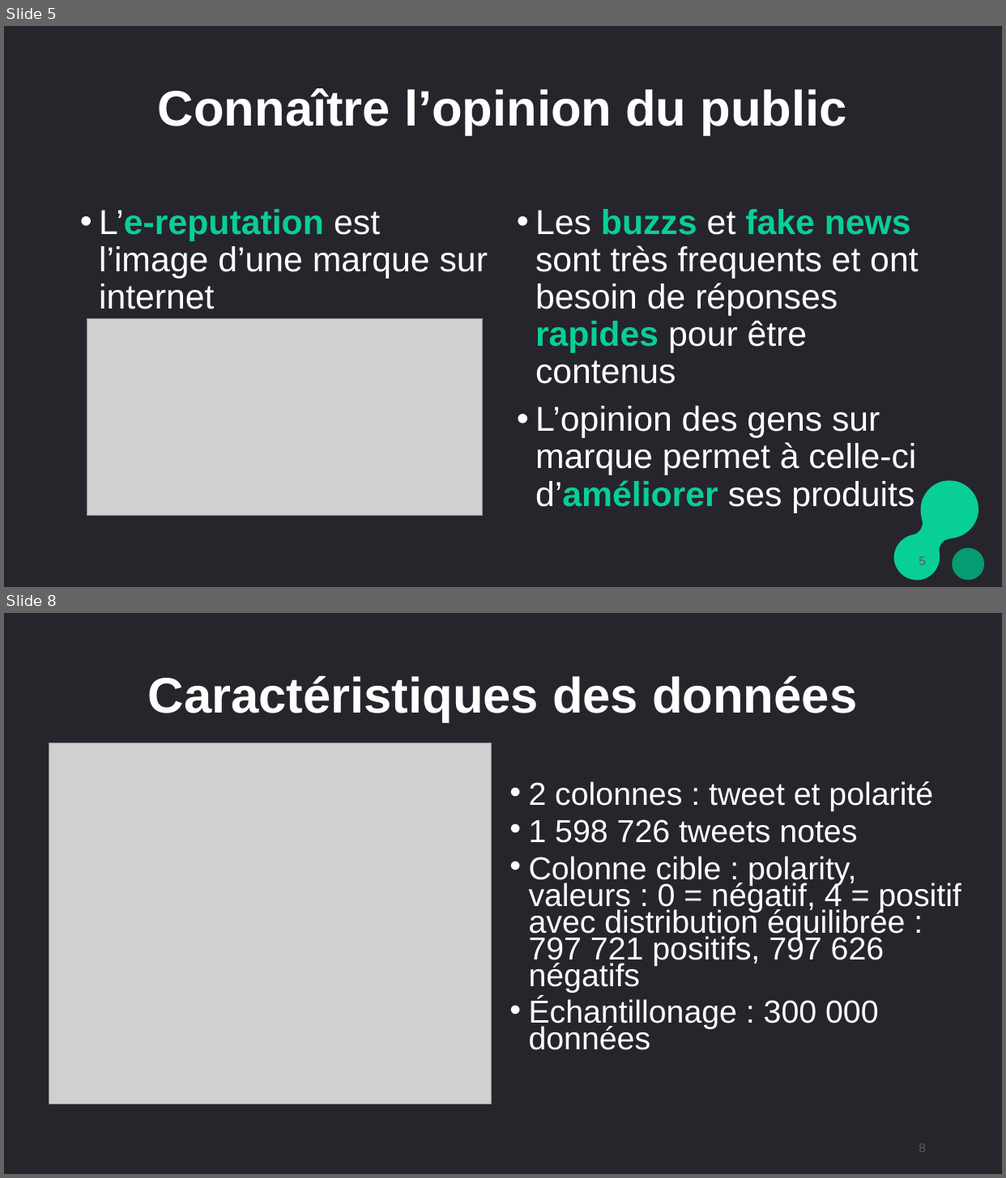
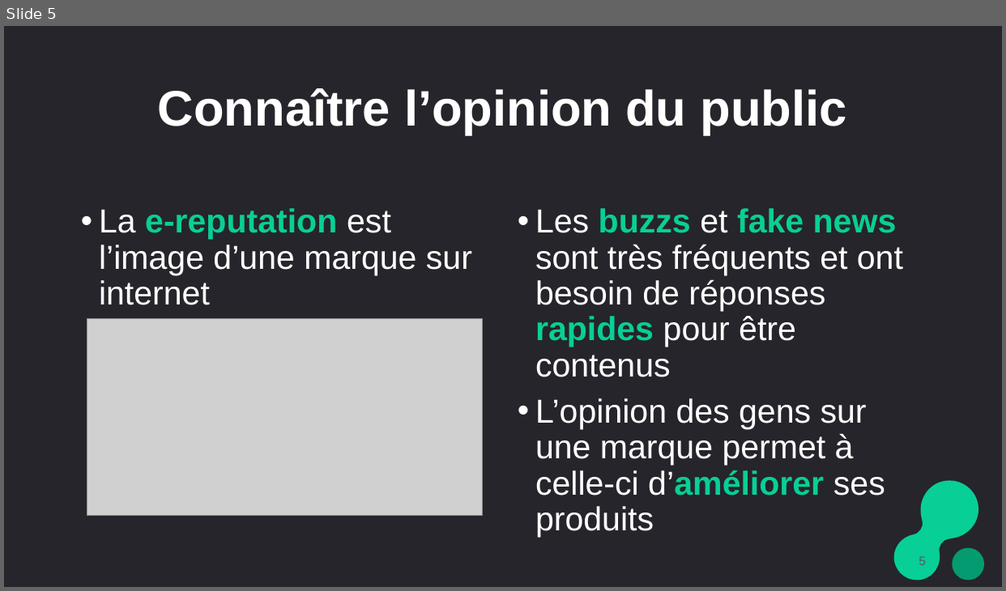
Before and after one commit to alinedebenath/ironhack-datalabs-dataparis0619-pt, a slide deck: final-project/NLP_marketing_ADebenath_2701.pptx. Shown one above the other, each under a label of ours: slides 5 and 8 before the commit, slide 5 after it; the slides between them are not shown. The pictures are 1006x1178 and 1006x591 pixels, drawn with LibreOffice and Linux fonts; fonts in the diff are those of the drawing; grey boxes stand for pictures. Boxes give left, top, right and bottom in pixels: in the first picture for what was removed or moved away, otherwise in the second. Text is boxed around its words. In the diff, an @@ line names an element or a change of style, - is before the commit and + after.

```diff
--- a/final-project/NLP_marketing_ADebenath_2701.pptx
+++ b/final-project/NLP_marketing_ADebenath_2701.pptx
@@ slide 8 removed at (4,613,1002,1174), background #25252B @@
@@ title removed at (148,676,857,722) @@
-Caractéristiques des données
@@ picture removed at (49,743,492,1104) @@
@@ text removed at (529,781,961,1050) @@
-• 2 colonnes : tweet et polarité
-• 1 598 726 tweets notes
-• Colonne cible : polarity,
-  valeurs : 0 = négatif, 4 = positif avec distribution équilibrée :
-  797 721 positifs, 797 626 négatifs
-• Échantillonage : 300 000 données
@@ page number removed at (918,1144,926,1152) @@
-8
@@ slide 5 changed as well @@
@@ text at (99,208,472,305): text changed; size 33.3 to 32 pt @@
-• L’e-reputation est l’image d’une marque sur internet
+• La e-reputation est l’image d’une marque sur internet
@@ text at (535,208,903,537): text changed; size 33.3 to 32 pt @@
-• Les buzzs et fake news sont très frequents et ont besoin de réponses rapides pour être contenus
-• L’opinion des gens sur marque permet à celle-ci d’améliorer ses produits
+• Les buzzs et fake news sont très fréquents et ont besoin de réponses rapides pour être contenus
+• L’opinion des gens sur une marque permet à celle-ci d’améliorer ses produits
```
Also in this commit, not shown: 10 other slides changed, 7 slides added, 5 other slides removed, 1 other file.
